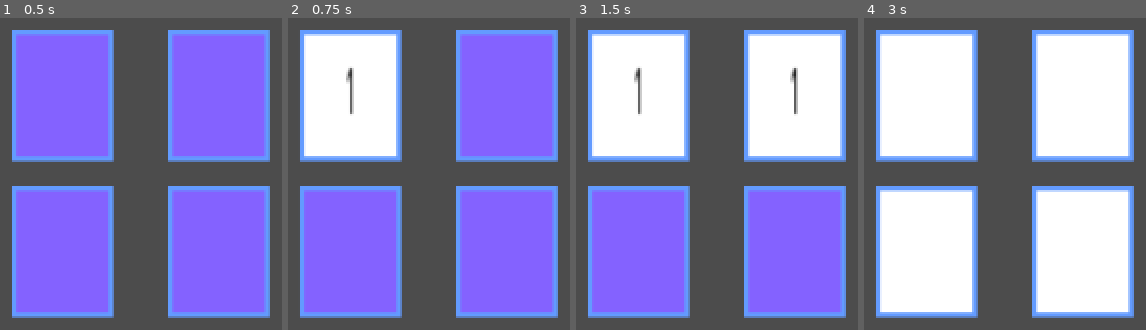
Above: before the commit, frames 1-4 (left to right).
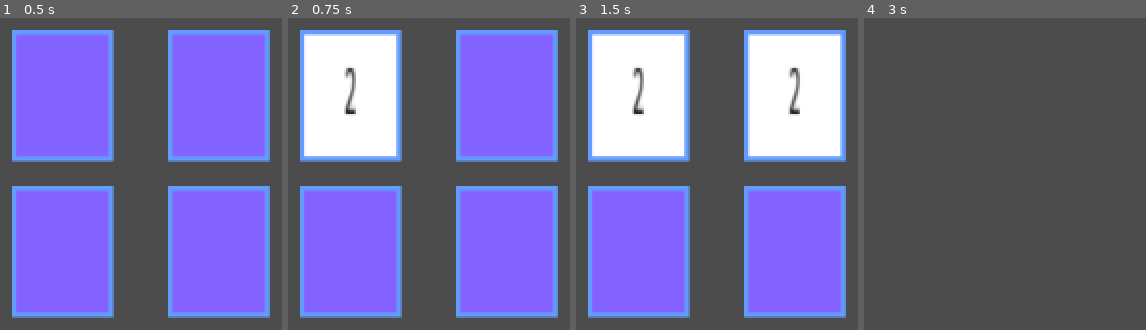
Above: after the commit, the same moments.

Repository: eduardonunesp/godot-memory
Game: Godot game, scene res://World.tscn
The game is run twice, just before and just after one commit, with the same random seed, the same clock (stepped at 60 frames per second) and the same inputs.
Inputs (mouse positions are in pixels of both pictures, inside the frame that each line leads up to):
- Up to frame 1 (0.5 s): no input
- Up to frame 2 (0.75 s): tap Enter at 0.5 s; move the mouse to (350, 96) at 0.52 s; click (350, 96) at 0.67 s
- Up to frame 3 (1.5 s): tap Space at 1.25 s; move the mouse to (793, 96) at 1.27 s; click (793, 96) at 1.42 s
- Up to frame 4 (3 s): tap Enter at 2 s; move the mouse to (926, 252) at 2.02 s; click (926, 252) at 2.17 s; tap Space at 2.75 s; move the mouse to (1081, 252) at 2.77 s; click (1081, 252) at 2.92 s

Frame 1 is identical in both runs. In frame 2, 0.4% of the frame differs, in the area x 19-25%, y 16-31%; in frame 3, 0.8%; in frame 4, 61%, in the area x 4-96%, y 3-97%.

Commit message:
Better state resolve

Diff:
--- a/Card.gd
+++ b/Card.gd
@@ -19,9 +19,11 @@
 var card_number = 0
 
 func should_mark_found():
+	print("Card %s found" % card_number)
 	state = CardState.FOUND
 
 func should_mark_face_down():
+	print("Card %s is face down" % card_number)
 	state = CardState.FACE_DOWN
 
 func _process(_delta: float):
--- a/Globals.gd
+++ b/Globals.gd
@@ -1,6 +1,7 @@
 extends Node
 
 enum GameStates {
+	INIT,
 	CLEANUP,
 	SELECTING_CARDS,
 	CARDS_SELECTED,
@@ -15,6 +16,14 @@
 func clean_selected_cards():
 	selected_cards.clear()
 
+func should_mark_cards_face_down():
+	for card in selected_cards:
+		card.should_mark_face_down()
+
+func should_mark_cards_found():
+	for card in selected_cards:
+		card.should_mark_found()
+
 func _set_state(new_state):
 	if new_state != state:
 		prev_state = state
--- a/World.gd
+++ b/World.gd
@@ -15,17 +15,7 @@
 var cards = []
 
 func _ready():
-	if (grid_x_size * grid_y_size) % 2 != 0:
-		print("Grid size isn't even", (grid_x_size * grid_y_size))
-		get_tree().quit()
-
-	var random_numbers = _get_shuffled_array()
-
-	print("Random numbers", random_numbers)
-
-	cards = _create_cards(random_numbers)
-	for card in cards:
-		add_child(card)
+	globals.state = globals.GameStates.INIT
 
 func _create_cards(numbers):
 	var new_cards = []
@@ -41,9 +31,9 @@
 func _get_shuffled_array():
 	var numbers = []
 	var middle = (grid_x_size * grid_y_size) / 2
-	for i in range(middle):
+	for i in range(1, middle+1):
 		numbers.push_back(i)
-	for i in range(middle):
+	for i in range(1, middle+1):
 		numbers.push_back(i)
 	randomize()
 	numbers.shuffle()
@@ -51,59 +41,81 @@
 
 func _process(_delta: float):
 	match globals.state:
+		globals.GameStates.INIT:
+			if (grid_x_size * grid_y_size) % 2 != 0:
+				print("Grid size isn't even", (grid_x_size * grid_y_size))
+				get_tree().quit()
+
+			var random_numbers = _get_shuffled_array()
+
+			print("Random numbers", random_numbers)
+
+			cards = _create_cards(random_numbers)
+			for card in cards:
+				add_child(card)
+
+			globals.state = globals.GameStates.SELECTING_CARDS
+
 		globals.GameStates.CLEANUP:
 			_cleanup()
-			_count_found_cards()
+
+			if _is_all_cards_found():
+				globals.state = globals.GameStates.END_GAME
+			else:
+				globals.state = globals.GameStates.SELECTING_CARDS
+
 		globals.GameStates.SELECTING_CARDS:
-			_count_face_cards()
+			if _is_two_cards_selected():
+				globals.state = globals.GameStates.CARDS_SELECTED
+
 		globals.GameStates.CARDS_SELECTED:
-			_check_cards()
+			if _check_selected_cards_are_equal():
+				right_choice.play()
+				globals.should_mark_cards_found()
+				globals.state = globals.GameStates.CLEANUP
+			else:
+				result_timer.start()
+				globals.state = globals.GameStates.SHOWING_RESULT
+
 		globals.GameStates.SHOWING_RESULT:
 			pass
 		globals.GameStates.END_GAME:
 			_reload_scene()
 
-func _count_face_cards():
+func _is_two_cards_selected():
 	var count = 0
 	for card in cards:
 		if card.state == card.CardState.FACE_UP:
 			count = count + 1
 
-	if (count == 0 or count == 1):
-		globals.state = globals.GameStates.SELECTING_CARDS
-	if (count == 2):
-		globals.state = globals.GameStates.CARDS_SELECTED
+	return count >= 2
 
-func _count_found_cards():
+func _is_all_cards_found():
 	var count = 0
 	for card in cards:
 		if card.state == card.CardState.FOUND:
 			count = count + 1
 
 	if count >= (grid_x_size * grid_y_size):
-		globals.state = globals.GameStates.END_GAME
+		return true
 	else:
-		globals.state = globals.GameStates.SELECTING_CARDS
+		return false
 
-func _check_cards():
+func _check_selected_cards_are_equal():
 	var card1 = globals.selected_cards[0]
 	var card2 = globals.selected_cards[1]
 
-	if (card1.card_number == card2.card_number):
-		right_choice.play()
-		card1.should_mark_found()
-		card2.should_mark_found()
-		globals.state = globals.GameStates.CLEANUP
-	else:
-		result_timer.start()
-		globals.state = globals.GameStates.SHOWING_RESULT
+	return card1.card_number == card2.card_number
 
 func _cleanup():
 	globals.clean_selected_cards()
 
+func _reset():
+	_cleanup()
+	cards.clear()
+
 func _reload_scene():
-	_cleanup()
-	globals.state = globals.GameStates.SELECTING_CARDS
+	_reset()
 	get_tree().reload_current_scene()
 
 func _input(_event: InputEvent) -> void:
@@ -118,7 +130,7 @@
 	var card1 = globals.selected_cards[0]
 	var card2 = globals.selected_cards[1]
 
-	print("Cards selected %s and %s" % [card1.card_number, card2.card_number])
+	print("Cards selected not match %s and %s" % [card1.card_number, card2.card_number])
 
 	if (card1.card_number != card2.card_number):
 		card1.should_mark_face_down()
